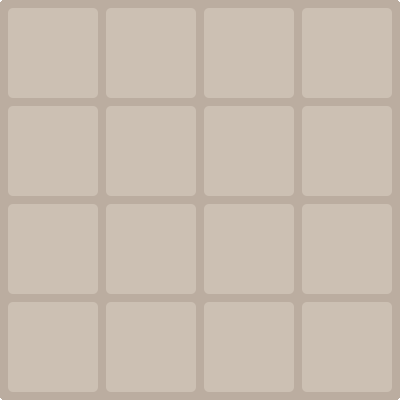
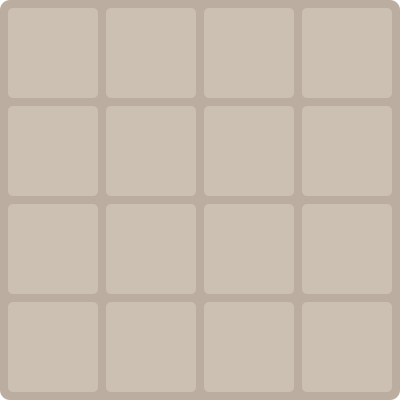
Layer changes from the first 400px x 400px image to the second:
removed layer "Прямоугольник, скругл. углы 1" over [0, 0, 400, 400]
added layer "Прямоугольник 2" over [0, 0, 400, 400]
